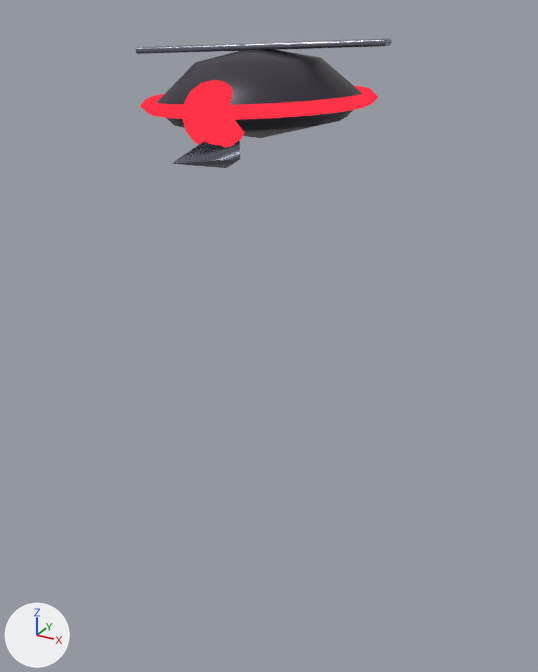
A saved change to the glTF model aetherfront/assets/models/scavenger_drone.glb.
Rendered twice from a camera (50 mm lens) standing at (0.617, -1.088, 1.037) and looking at (0.015, 0.005, 0.491). Lighting does not change. The marker at lower left points along +X, +Y and +Z. The older version comes first. Where no turn or scale is listed for an object, it has been applied to the vertices.

Names of what the first picture shows: 'body_body', 'body_glow', 'body_metal', 'rotor0_metal'.
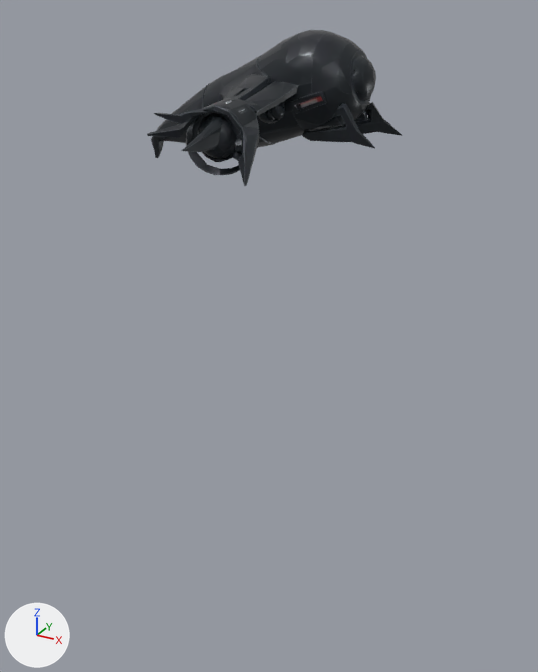
Location of each change, (x1, y1, x2, y2) in pixels of the pictures (538 x 672 px):
'mesh_0', added
    after: (147, 30, 403, 186)
'body_body', deleted
    before: (156, 50, 362, 138)
'body_glow', deleted (red)
    before: (140, 80, 378, 147)
'rotor0_metal', deleted
    before: (136, 38, 392, 54)
'body_metal', deleted
    before: (171, 141, 240, 168)

The edits, one by one:
Picture 'Image_0' (img_image_0) is new.
Picture 'Image_2' (img_image_2) is new.
Picture 'Image_1' (img_image_1) is new.
Material 'AF_Meshy_scavenger_drone' (mat_af_meshy_scavenger_drone) is new.
Uses the picture img_image_0.
Uses the picture img_image_1.
Uses the picture img_image_2.
Mesh me_mesh_0_1 is new.
It has 2547 vertices, 5104 faces and spans x -0.219..0.225, y -0.275..0.275, z -0.111..0.105.
It uses material mat_af_meshy_scavenger_drone.
Object 'rotor0_metal' (ob_rotor0_metal) is deleted.
Object 'body_body' (ob_body_body) is deleted.
Object 'body_glow' (ob_body_glow) is deleted.
Object 'body_metal' (ob_body_metal) is deleted.
Object 'mesh_0' (ob_mesh_0) is new; it shows me_mesh_0_1.
Its location is (0.0, 0.0, 0.903).
